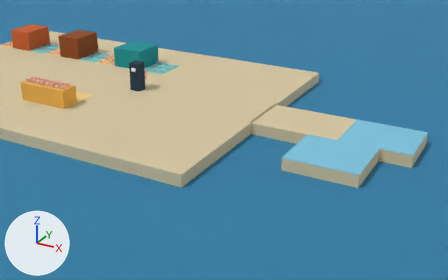
A saved change to the glTF model shared/assets/models/moon_cove_blockout.glb.
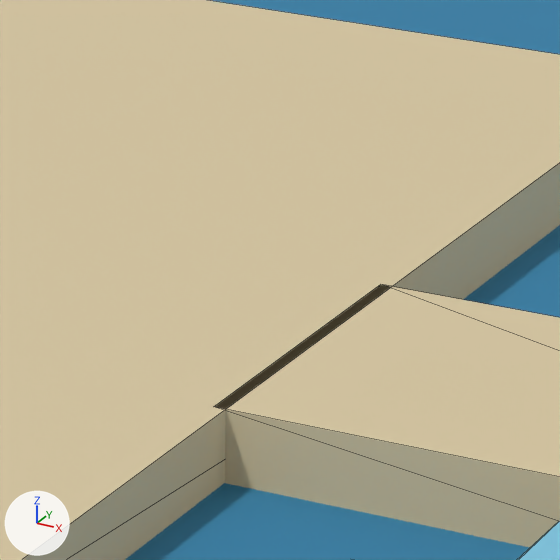
There are two pictures of each version: one from a 50 mm camera at (20.68, -27.36, 11.68) aimed at (5.54, 0.16, -2.08), one close up on the part from 48% to 67% of the width and 22% to 52% of the height. Every picture has the same lights, and +X, +Y and +Z are marked at lower left. The first two pictures are the older version. The close-ups show mesh edges as thin lines. Where no turn or scale is listed for an object, it has been applied to the vertices.

Objects in the first close-up: 'Ground_cove_land', 'Ground_cove_pier', 'Water', 'Zone_cove_shelf'.
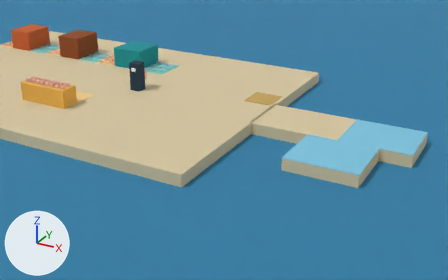
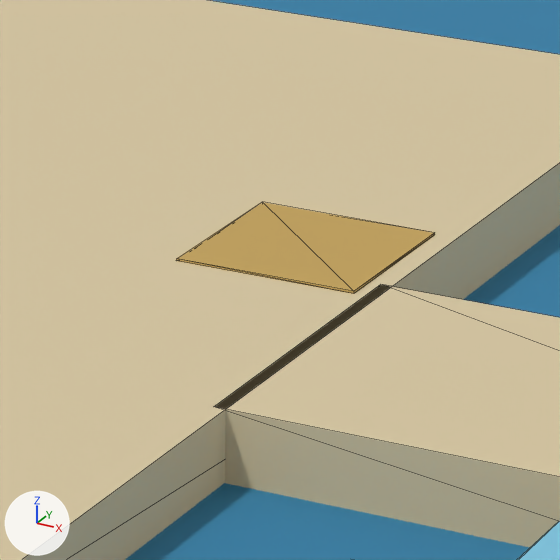
Location of each change, (x1, y1, x2, y2) in pixels of the close-ups (560 x 560 px):
'Zone_cove_bait_kiosk', added (orange): after (176, 202, 435, 294)

Diff of the bpy script that builds the scene:
```diff
--- a/shared/assets/models/moon_cove_blockout.glb.py
+++ b/shared/assets/models/moon_cove_blockout.glb.py
@@ mat_zone_kiosk @@
+mat_zone_kiosk = principled_material('zone_kiosk')
+mat_zone_kiosk.base_color = (0.552, 0.366, 0.102)  # orange #c4a35a
+mat_zone_kiosk.roughness = 0.85
@@ me_zone_kiosk @@
+me_zone_kiosk.from_pydata(...)  # a box spanning x -0.8..0.8, y -0.8..0.8, z -0.01..0.01
+me_zone_kiosk.materials.append(mat_zone_kiosk)  # orange #c4a35a
@@ ob_zone_cove_bait_kiosk @@
+ob_zone_cove_bait_kiosk = bpy.data.objects.new('Zone_cove_bait_kiosk', me_zone_kiosk)
+ob_zone_cove_bait_kiosk.location = (7.0, 2.0, 0.01)
```
